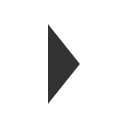
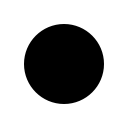
Layered file, before and after one edit (128x128). Changes by layer:
showed "Record" over (24, 24, 104, 104)
hid "Play" over (24, 24, 104, 104)
